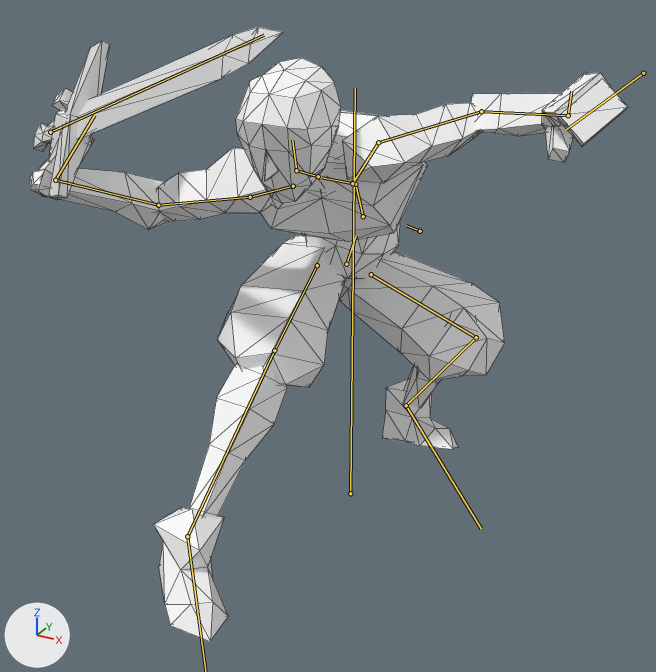
Renders of the glTF model entities/sword_figher/model/sword_fighter.glb from each side of a commit.
The view is the same before and after, from a 50 mm lens placed at (1.6, -3.12, 2.32), pointed at (0.1, -0.4, 0.96). Every picture has the same lights, and +X, +Y and +Z are marked at lower left. Both versions are drawn at frame 0 of the action 'run_break_loop'; the numbers are the values there. The bones that bend it are drawn over the model as lines. Mesh edges are drawn as thin lines.

Names of what the first picture shows: 'Cube', 'sword'.
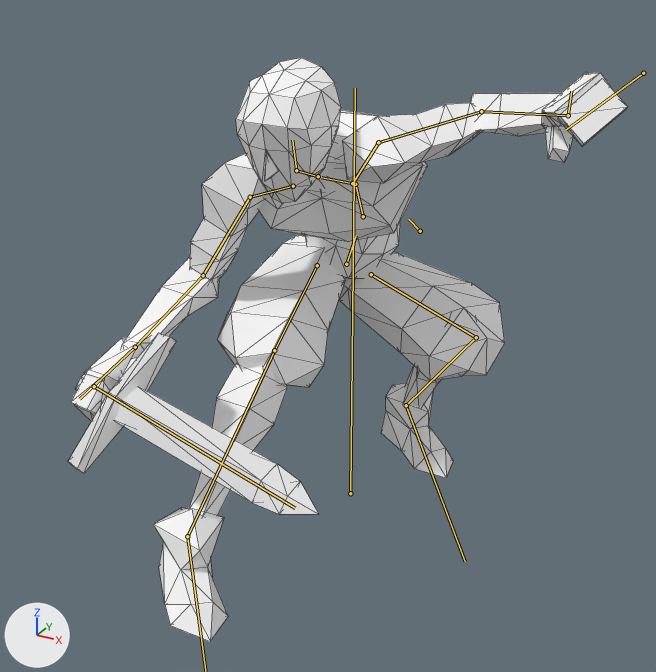
Edits to the bpy script that builds the scene:
```text
Change bone_foot_l:
    where bone_foot_l = bpy.data.objects['Armature'].pose.bones['Foot_l']  # child of 'Knee_l'
    bone_foot_l.rotation_quaternion: (0.872, -0.437, -0.069, 0.212) -> (0.959, -0.253, 0.03, 0.12)  # degrees (-52, 4, 25) -> degrees (-29, 7, 12)
Change bone_arm_r:
    where bone_arm_r = bpy.data.objects['Armature'].pose.bones['Arm_r']  # child of 'Shoulder_r'
    bone_arm_r.rotation_quaternion: (0.879, 0.359, 0.258, 0.179) -> (1.0, 0.0, 0.0, 0.0)  # degrees (50, 19, 32) -> degrees (0, 0, 0)
Change bone_hand_r:
    where bone_hand_r = bpy.data.objects['Armature'].pose.bones['hand_r']  # child of 'forearm_r'
    bone_hand_r.rotation_quaternion: (0.593, 0.544, 0.086, 0.588) -> (1.0, 0.0, 0.0, 0.0)  # degrees (62, -32, 70) -> degrees (0, 0, 0)
Change bone_stick:
    where bone_stick = bpy.data.objects['Armature'].pose.bones['Stick']  # child of 'Root'
    bone_stick.location: (-0.278, 0.664, 0.204) -> (0.029, 0.892, 1.159)
    bone_stick.rotation_quaternion: (0.841, -0.236, -0.128, -0.47) -> (-0.283, -0.405, -0.82, 0.29)  # degrees (-18, -26, -54) -> degrees (20, 136, -44)
```

What differs and where, as boxes (x1, y1, x2, y2) in the pictures (656 x 672 px):
'Cube', posed (7% narrower)
    before: (30, 58, 627, 641)
    after: (71, 58, 627, 641)
'sword', posed
    before: (33, 27, 283, 200)
    after: (68, 333, 318, 514)
bone 'Foot_l', root to tip
    before: (406, 405) to (481, 528)
    after: (406, 405) to (465, 561)
bone 'Arm_r', root to tip
    before: (250, 197) to (158, 205)
    after: (250, 197) to (203, 275)
bone 'hand_r', root to tip
    before: (55, 180) to (94, 115)
    after: (135, 347) to (79, 399)
bone 'Stick', root to tip
    before: (50, 132) to (264, 35)
    after: (94, 386) to (295, 508)
